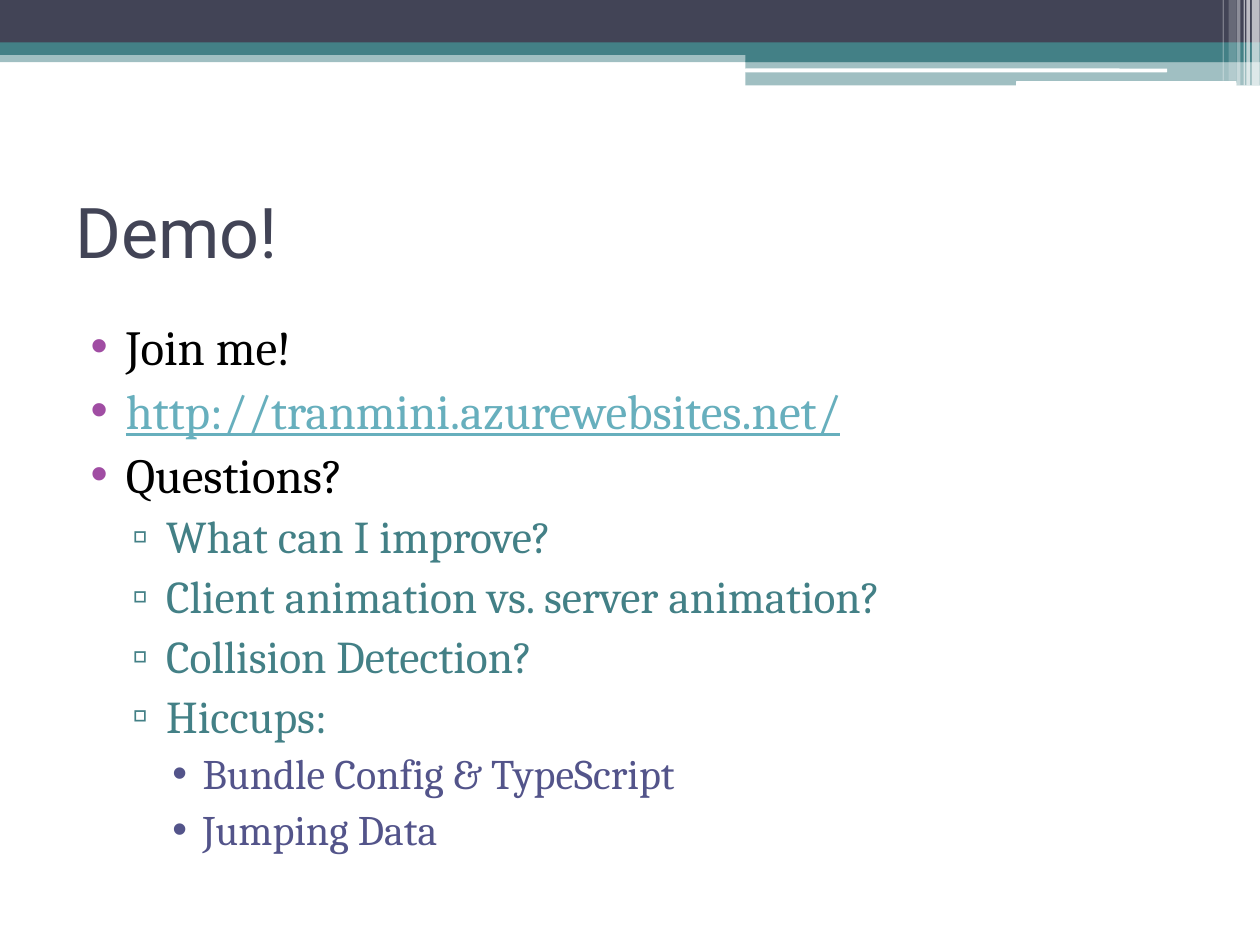
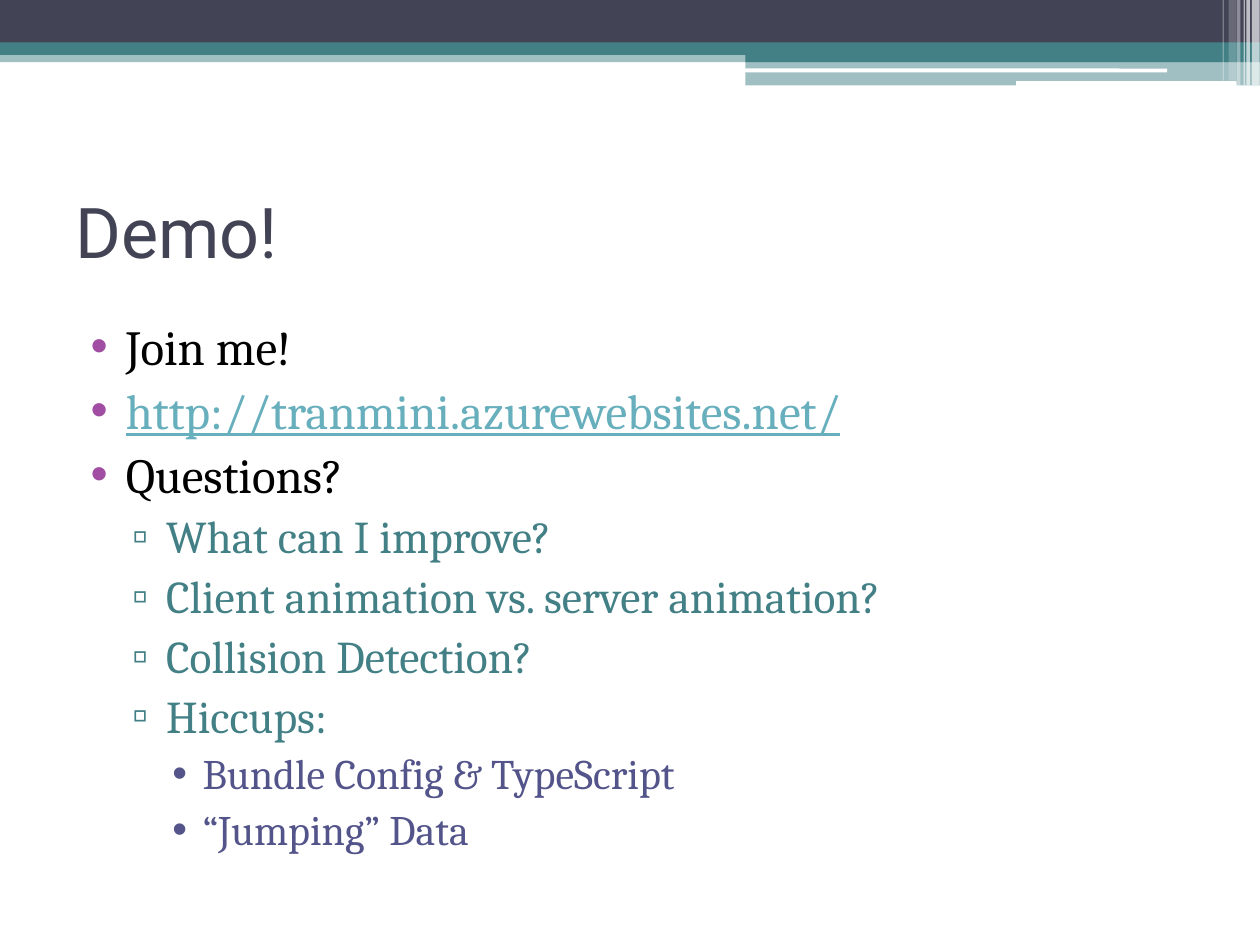
Before and after one commit to SnoBoarder/CS651-Websites, a slide deck: slide 8 of FinalProject/TranMini/TranBrian-Presentation.pptx. Drawn at 1260x945 pixels with LibreOffice and Linux fonts; fonts in the diff are those of the drawing. Boxes give left, top, right and bottom in pixels: in the first picture for what was removed or moved away, otherwise in the second. Text is boxed around its words. In the diff, an @@ line names an element or a change of style, - is before the commit and + after.

```diff
--- a/FinalProject/TranMini/TranBrian-Presentation.pptx
+++ b/FinalProject/TranMini/TranBrian-Presentation.pptx
@@ text at (203, 816, 468, 854): text changed @@
-    • Jumping Data
+    • “Jumping” Data
```
Also in this commit, not shown: 1 other slide changed, 1 slide added, 1 other file.
